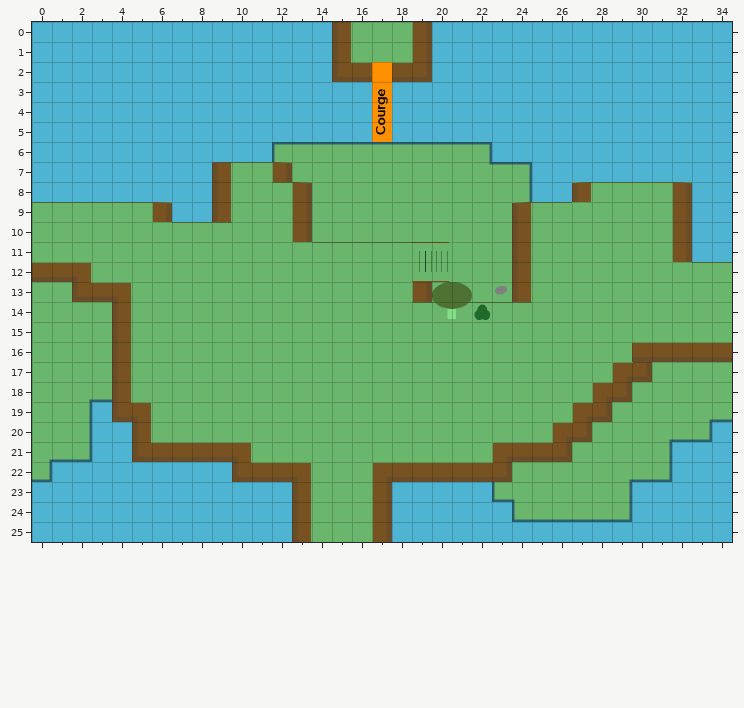
Level history. Tiled map: map_hub.tmx. That is the earlier state.
Cells are 32x32 px. Shown: x 0..34, y 0..25. Tiles whose own drawing changed are shown in their newer look in all pictures.
Now the later version:
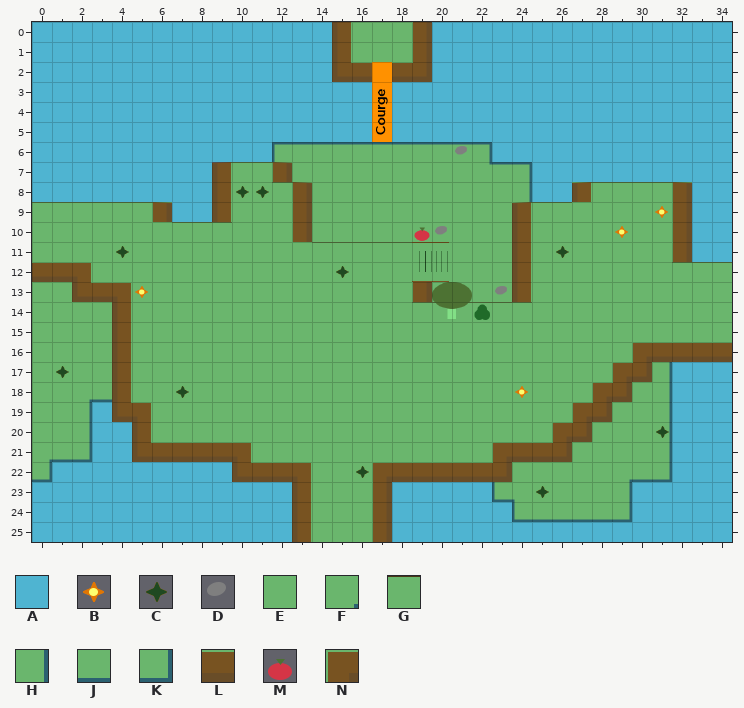
Key: from "tileset": A 0, B 1, C 2, D 3, E 72, F 111, G 114, H 146, J 181, K 182, L 186, M 216, N 221.
_ is an empty cell.
Changes in this commit:
Layer "sol_layer":
The edit turns tile E into tile H in rows 17 to 19 at x 31.
The edit turns tile F into tile H in row 20 at x 31.
The edit erases tile E in rows 17 to 18 at x 32 to 34; in row 19 at x 32.
The edit erases tile F in row 19 at x 33.
The edit erases tile J in row 19 at x 34; in row 20 at x 32.
The edit erases tile K in row 20 at x 33.
Layer "murs_layer":
There is now tile G in row 12 at x 32.
The edit turns tile L into tile N in row 16 at x 30.
Layer "eau_layer":
There is now tile A in rows 17 to 19 at x 32 to 34; in row 20 at x 32 to 33.
Layer "obstacle_layer":
There is now tile D in row 6 at x 21; in row 10 at x 20.
There is now tile M in row 10 at x 19.
Layer "decor_layer":
There is now tile B in row 9 at x 31; in row 10 at x 29; in row 13 at x 5; in row 18 at x 24.
There is now tile C in row 8 at x 10 to 11; in row 11 at x 4 and 26; in row 12 at x 15; in row 17 at x 1; in row 18 at x 7; in row 20 at x 31.
There is now tile C in row 22 at x 16; in row 23 at x 25.
